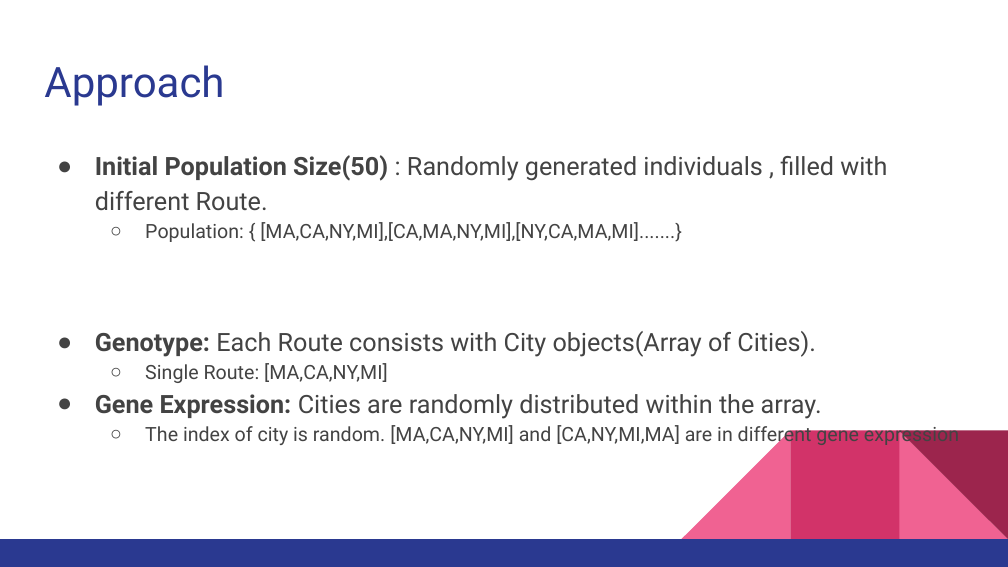
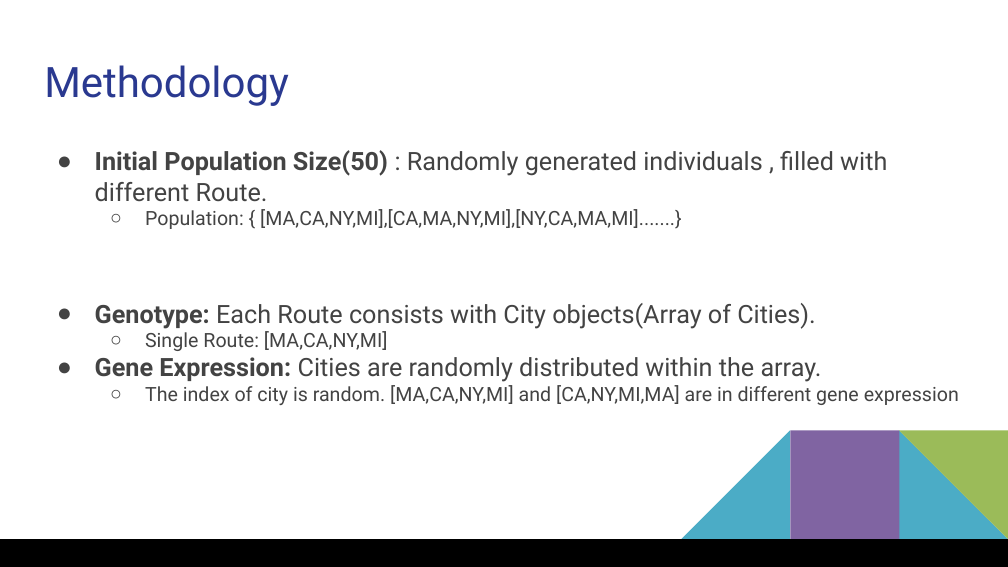
Before and after one commit to FatCache/INFO6205-527-Genetic_Algorithm, a slide deck: slide 3 of Report.pptx. Drawn at 1008x567 pixels with LibreOffice and Linux fonts; fonts in the diff are those of the drawing. Boxes give left, top, right and bottom in pixels: in the first picture for what was removed or moved away, otherwise in the second. Text is boxed around its words. In the diff, an @@ line names an element or a change of style, - is before the commit and + after.

```diff
--- a/Report.pptx
+++ b/Report.pptx
@@ text at bbox=[44, 65, 289, 106]: text changed @@
-Approach
+Methodology
@@ text "Initial Population Size(50) : Randomly ..." at bbox=[95, 150, 959, 405]: indent changed; line spacing 1.15 to 1 @@
@@ right triangle at bbox=[681, 430, 790, 539]: fill #F06292 to #4BACC6 @@
@@ rectangle at bbox=[790, 430, 899, 539]: fill #D23369 to #8064A2 @@
@@ right triangle at bbox=[899, 430, 1008, 539]: fill #F06292 to #4BACC6 @@
@@ right triangle at bbox=[899, 430, 1008, 539]: fill #9C254D to #9BBB59 @@
@@ rectangle at bbox=[0, 539, 1008, 566]: fill #2A3990 to #000000 @@
```
Also in this commit, not shown: 9 other slides changed.
